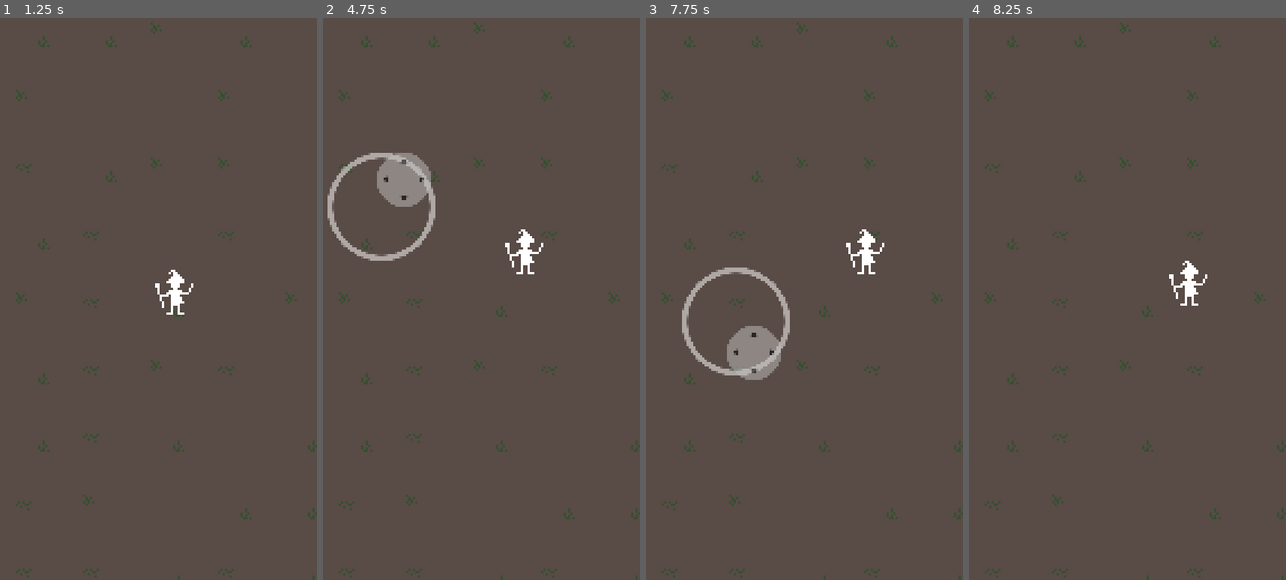
Above: before the commit, frames 1-4 (left to right).
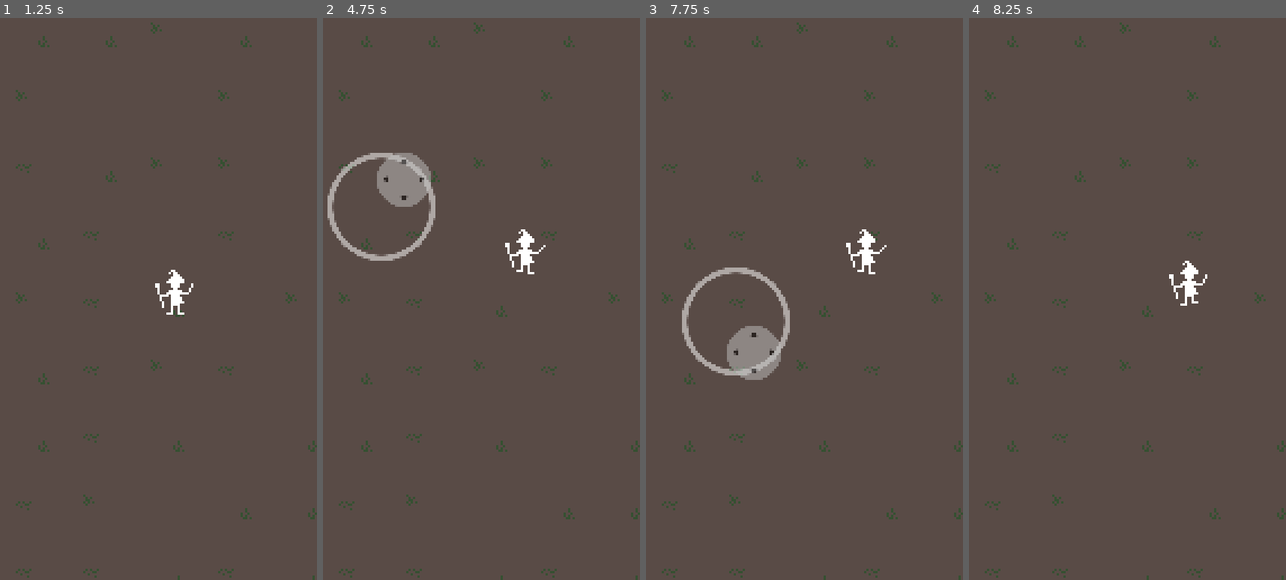
Above: after the commit, the same moments.

Repository: polyarik/wizard-legacy
Game: Godot game, scene res://scenes/game/locations/demo_location.tscn
Same seed, same stepped clock (60 frames per second), same inputs: the game is played once before the commit and once after it.
Inputs (mouse positions are in pixels of both pictures, inside the frame that each line leads up to):
- Up to frame 1 (1.25 s): tap Enter at 0.5 s; move the mouse to (225, 265) at 0.52 s; hold Right (ui_right) from 0.53 s (still down); click (225, 265) at 0.67 s
- Up to frame 2 (4.75 s): release Right (ui_right) at 1.25 s; tap Space at 1.25 s; drag from (414, 321) to (462, 405) at 1.27 s; move the mouse to (510, 164) at 2.02 s; hold Right (ui_right) 2.03-2.75 s; drag from (462, 405) to (380, 203) at 2.77 s; move the mouse to (576, 377) at 3.52 s; hold Left (ui_left) 3.53-4.25 s; drag from (380, 203) to (430, 147) at 4.27 s
- Up to frame 3 (7.75 s): move the mouse to (817, 293) at 5.02 s; hold Down (ui_down) 5.03-5.75 s; click (817, 293) at 5.17 s; tap Enter at 5.75 s; drag from (753, 147) to (737, 321) at 5.77 s; move the mouse to (871, 265) at 6.52 s; hold Up (ui_up) 6.53-7.25 s; drag from (737, 321) to (785, 405) at 7.27 s
- Up to frame 4 (8.25 s): move the mouse to (1156, 164) at 8.02 s; hold Down (ui_down) from 8.03 s (still down)

Frame 1 is identical in both runs. In frame 2, less than 0.1% of the frame differs, in the area x 60-71%, y 40-46%; in frame 3, less than 0.1%; in frame 4, less than 0.1%.

Commit message:
✨ add player walking animation

Diff:
--- a/scenes/game/player/player.gd
+++ b/scenes/game/player/player.gd
@@ -2,6 +2,8 @@
 
 
 @export var speed := 64.0
+@onready var animation_tree := $PlayerAnimationTree
+@onready var animation_state_machine = animation_tree.get("parameters/playback")
 
 
 func _physics_process(_delta: float) -> void:
@@ -13,3 +15,12 @@
 	velocity.y = (moveY * speed) if moveY else move_toward(velocity.y, 0, speed)
 
 	move_and_slide()
+	pick_animation_state()
+
+func pick_animation_state() -> void:
+	if (velocity != Vector2.ZERO):
+		animation_state_machine.travel("walk")
+	else:
+		animation_state_machine.travel("idle")
+
+	# TODO - handle attack animation
--- a/scenes/game/player/player.tscn
+++ b/scenes/game/player/player.tscn
@@ -1,10 +1,116 @@
-[gd_scene load_steps=4 format=3 uid="uid://fhik253psdi5"]
+[gd_scene load_steps=19 format=3 uid="uid://fhik253psdi5"]
 
 [ext_resource type="Script" path="res://scenes/game/player/player.gd" id="1_nkwtq"]
 [ext_resource type="Texture2D" uid="uid://dlg1p7m1cse3i" path="res://scenes/game/player/player.png" id="2_ojrej"]
 
 [sub_resource type="CircleShape2D" id="CircleShape2D_v41s8"]
-radius = 8
+radius = 8.24621
+
+[sub_resource type="Animation" id="Animation_buon0"]
+resource_name = "walk"
+length = 0.4
+loop_mode = 1
+tracks/0/type = "value"
+tracks/0/imported = false
+tracks/0/enabled = true
+tracks/0/path = NodePath("PlayerShape/PlayerSprite:frame")
+tracks/0/interp = 1
+tracks/0/loop_wrap = true
+tracks/0/keys = {
+"times": PackedFloat32Array(0, 0.2),
+"transitions": PackedFloat32Array(1, 1),
+"update": 1,
+"values": [2, 3]
+}
+
+[sub_resource type="Animation" id="Animation_4egaw"]
+length = 0.001
+tracks/0/type = "value"
+tracks/0/imported = false
+tracks/0/enabled = true
+tracks/0/path = NodePath("PlayerShape/PlayerSprite:frame")
+tracks/0/interp = 1
+tracks/0/loop_wrap = true
+tracks/0/keys = {
+"times": PackedFloat32Array(0),
+"transitions": PackedFloat32Array(1),
+"update": 1,
+"values": [2]
+}
+
+[sub_resource type="Animation" id="Animation_fcl6t"]
+resource_name = "attack"
+length = 0.2
+tracks/0/type = "value"
+tracks/0/imported = false
+tracks/0/enabled = true
+tracks/0/path = NodePath("PlayerShape/PlayerSprite:frame")
+tracks/0/interp = 1
+tracks/0/loop_wrap = true
+tracks/0/keys = {
+"times": PackedFloat32Array(0),
+"transitions": PackedFloat32Array(1),
+"update": 1,
+"values": [1]
+}
+
+[sub_resource type="Animation" id="Animation_appgp"]
+resource_name = "idle"
+loop_mode = 1
+tracks/0/type = "value"
+tracks/0/imported = false
+tracks/0/enabled = true
+tracks/0/path = NodePath("PlayerShape/PlayerSprite:frame")
+tracks/0/interp = 1
+tracks/0/loop_wrap = true
+tracks/0/keys = {
+"times": PackedFloat32Array(-0.1, 0),
+"transitions": PackedFloat32Array(1, 1),
+"update": 1,
+"values": [0, 0]
+}
+
+[sub_resource type="AnimationLibrary" id="AnimationLibrary_qetrv"]
+_data = {
+"RESET": SubResource("Animation_4egaw"),
+"attack": SubResource("Animation_fcl6t"),
+"idle": SubResource("Animation_appgp"),
+"walk": SubResource("Animation_buon0")
+}
+
+[sub_resource type="AnimationNodeAnimation" id="AnimationNodeAnimation_hgedf"]
+animation = &"attack"
+
+[sub_resource type="AnimationNodeAnimation" id="AnimationNodeAnimation_ap0ef"]
+animation = &"idle"
+
+[sub_resource type="AnimationNodeAnimation" id="AnimationNodeAnimation_08j1j"]
+animation = &"walk"
+
+[sub_resource type="AnimationNodeStateMachineTransition" id="AnimationNodeStateMachineTransition_vht6e"]
+advance_mode = 2
+
+[sub_resource type="AnimationNodeStateMachineTransition" id="AnimationNodeStateMachineTransition_3dkot"]
+
+[sub_resource type="AnimationNodeStateMachineTransition" id="AnimationNodeStateMachineTransition_t4i4r"]
+
+[sub_resource type="AnimationNodeStateMachineTransition" id="AnimationNodeStateMachineTransition_ceqf3"]
+
+[sub_resource type="AnimationNodeStateMachineTransition" id="AnimationNodeStateMachineTransition_wyst6"]
+
+[sub_resource type="AnimationNodeStateMachine" id="AnimationNodeStateMachine_3xrq7"]
+states/End/position = Vector2(854, 102)
+states/Start/position = Vector2(122, 85)
+states/attack/node = SubResource("AnimationNodeAnimation_hgedf")
+states/attack/position = Vector2(412, 181)
+states/idle/node = SubResource("AnimationNodeAnimation_ap0ef")
+states/idle/position = Vector2(254, 85)
+states/walk/node = SubResource("AnimationNodeAnimation_08j1j")
+states/walk/position = Vector2(412, -6)
+transitions = ["Start", "idle", SubResource("AnimationNodeStateMachineTransition_vht6e"), "idle", "walk", SubResource("AnimationNodeStateMachineTransition_3dkot"), "walk", "idle", SubResource("AnimationNodeStateMachineTransition_t4i4r"), "attack", "idle", SubResource("AnimationNodeStateMachineTransition_ceqf3"), "idle", "attack", SubResource("AnimationNodeStateMachineTransition_wyst6")]
+graph_offset = Vector2(-26, -54)
+
+[sub_resource type="AnimationNodeStateMachinePlayback" id="AnimationNodeStateMachinePlayback_0x1nf"]
 
 [node name="Player" type="CharacterBody2D"]
 script = ExtResource("1_nkwtq")
@@ -14,3 +120,17 @@
 
 [node name="PlayerSprite" type="Sprite2D" parent="PlayerShape"]
 texture = ExtResource("2_ojrej")
+hframes = 2
+vframes = 2
+frame = 2
+
+[node name="PlayerAnimations" type="AnimationPlayer" parent="."]
+libraries = {
+"": SubResource("AnimationLibrary_qetrv")
+}
+
+[node name="PlayerAnimationTree" type="AnimationTree" parent="."]
+tree_root = SubResource("AnimationNodeStateMachine_3xrq7")
+anim_player = NodePath("../PlayerAnimations")
+active = true
+parameters/playback = SubResource("AnimationNodeStateMachinePlayback_0x1nf")
Binary file changed: scenes/game/player/player.png
